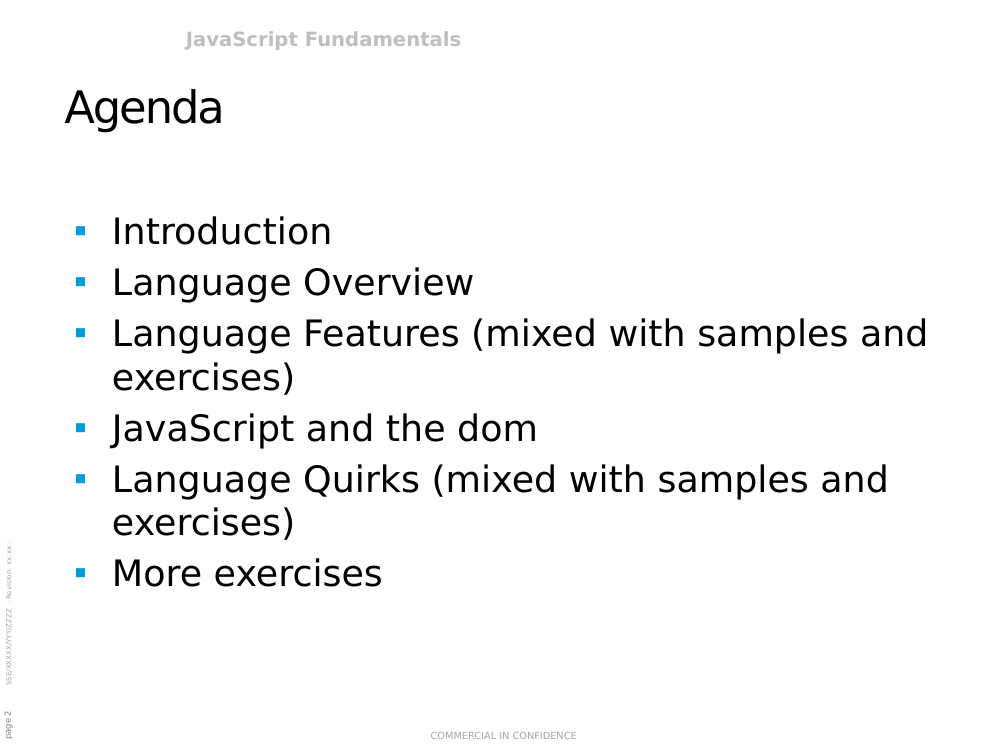
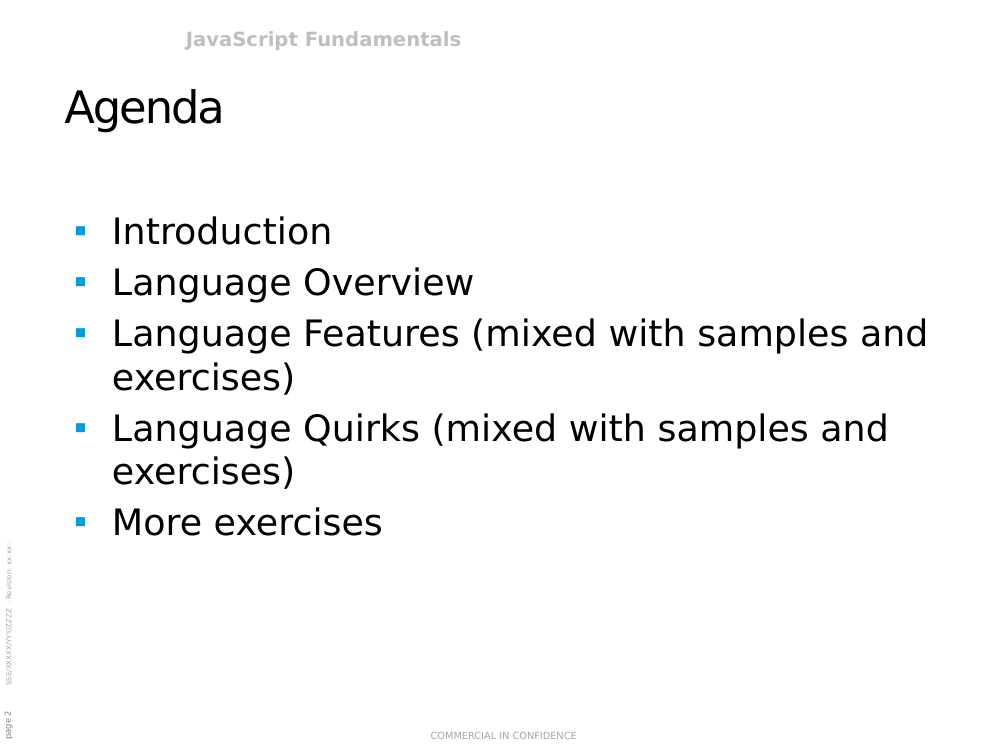
Before and after one commit to rasmusvhansen/javascript-course, a slide deck: slide 2 of JavaScript Fundamentals.pptx. Drawn at 1008x756 pixels with LibreOffice and Linux fonts; fonts in the diff are those of the drawing; background and template pictures are left out. Boxes give left, top, right and bottom in pixels: in the first picture for what was removed or moved away, otherwise in the second. Text is boxed around its words. In the diff, an @@ line names an element or a change of style, - is before the commit and + after.

```diff
--- a/JavaScript Fundamentals.pptx
+++ b/JavaScript Fundamentals.pptx
@@ text at [112, 413, 538, 449]: paragraph removed @@
-▪ JavaScript and the dom
```
Also in this commit, not shown: 1 slide removed.
